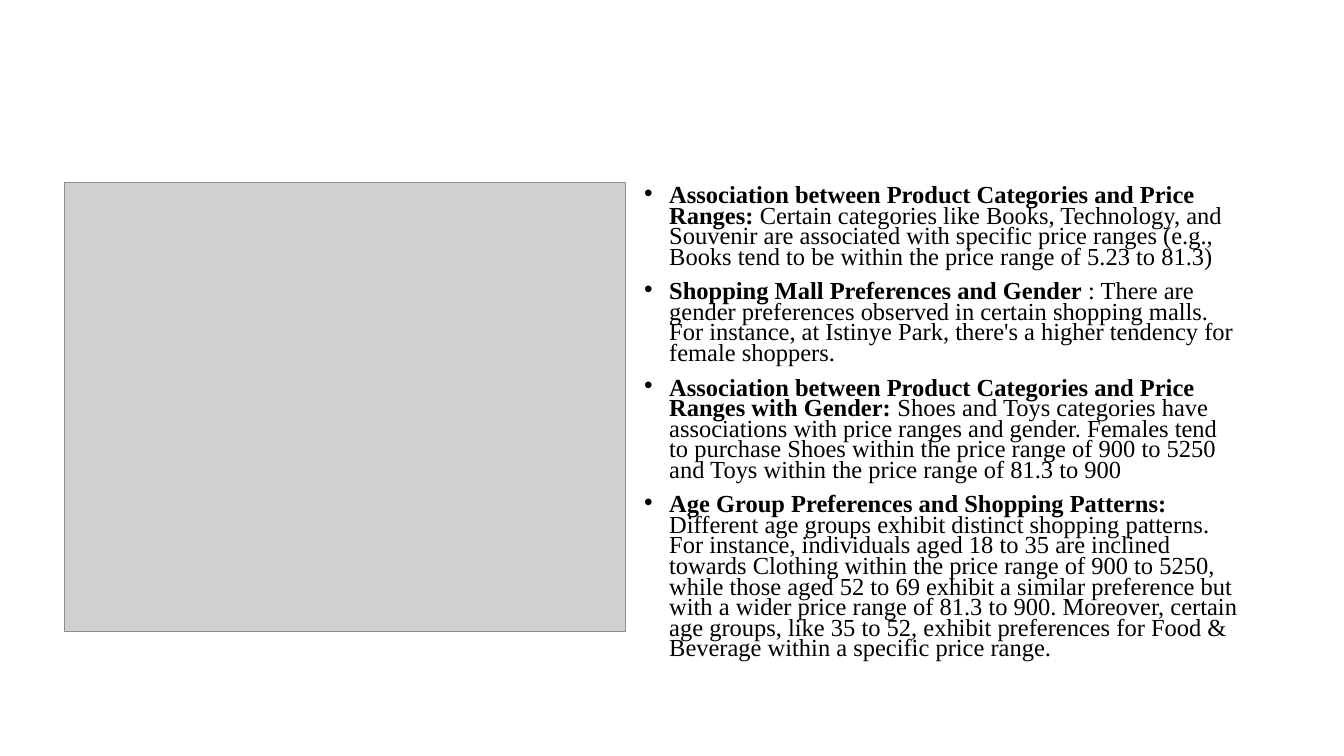
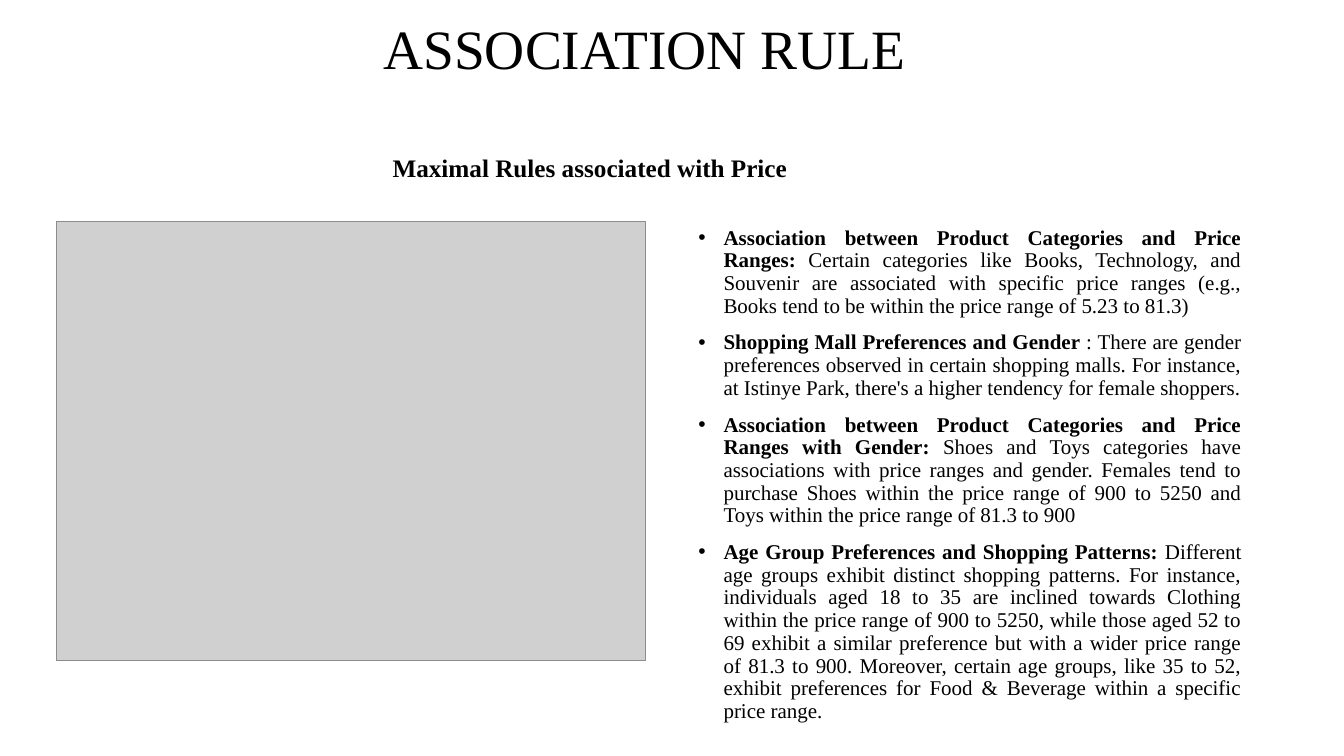
Before and after one commit to Jothish21/Data-Mining-Project-Group4, a slide deck: slide 7 of Group4-Presentation.pptx. Drawn at 1344x756 pixels with LibreOffice and Linux fonts; fonts in the diff are those of the drawing; grey boxes stand for pictures. Boxes give left, top, right and bottom in pixels: in the first picture for what was removed or moved away, otherwise in the second. Text is boxed around its words. In the diff, an @@ line names an element or a change of style, - is before the commit and + after.

```diff
--- a/Group4-Presentation.pptx
+++ b/Group4-Presentation.pptx
@@ title added at <box>383,32,905,70</box>, 39.6 pt, text #000000 @@
+ASSOCIATION RULE
@@ text added at <box>393,159,787,178</box>, 18 pt, text #000000, bold @@
+Maximal Rules associated with Price
@@ picture: place and size @@
-picture at <box>65,182,625,632</box>
+picture at <box>56,222,646,660</box>
@@ text "Association between Product Categories and ...": place and size @@
-text "Association between Product Categories and ..." at <box>669,186,1237,662</box>
+text "Association between Product Categories and ..." at <box>724,230,1241,700</box>
@@ text "Association between Product Categories and ..." at <box>724,230,1241,700</box>: size 17.5 to 15 pt; alignment left to justified; line spacing 0.7 to 0.9 @@
```
Also in this commit, not shown: 10 other slides changed, 2 slides added, 1 slide removed.
